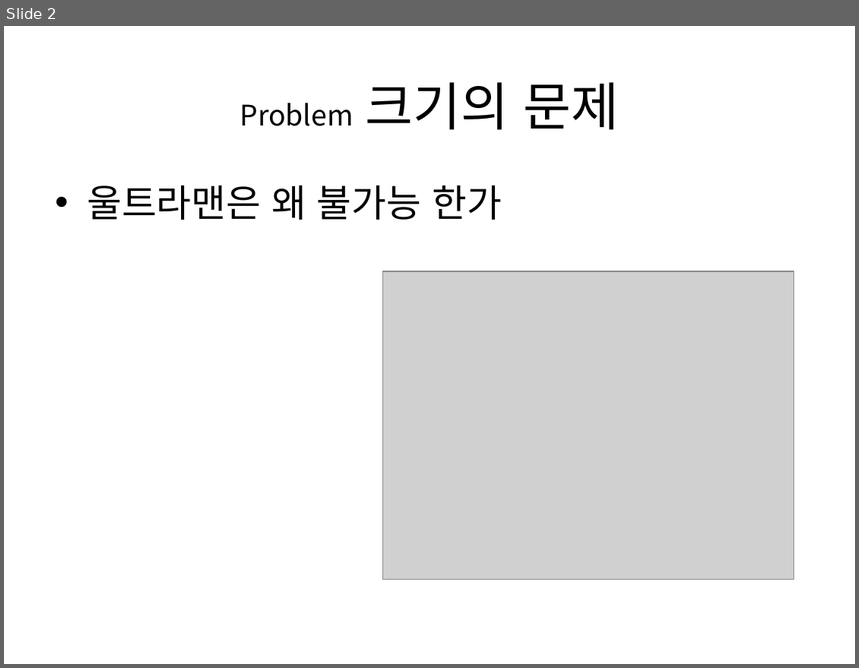
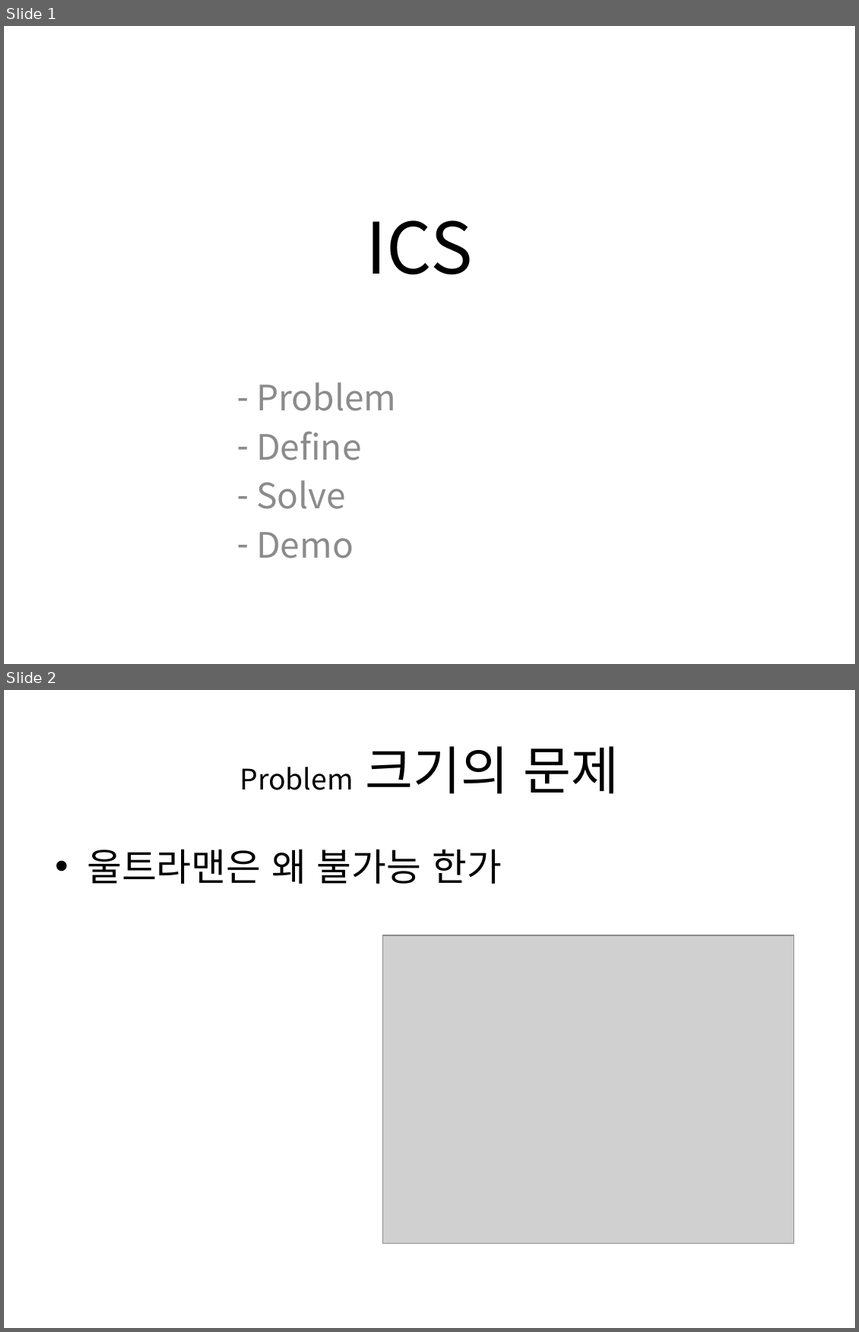
Before and after one commit to bleujin/external, a slide deck: resource/docs/first.pptx. Shown one above the other, each under a label of ours: slide 2 before the commit, slides 1 and 2 after it. The pictures are 859x668 and 859x1332 pixels, drawn with LibreOffice and Linux fonts; fonts in the diff are those of the drawing; grey boxes stand for pictures. Boxes give left, top, right and bottom in pixels: in the first picture for what was removed or moved away, otherwise in the second. Text is boxed around its words. In the diff, an @@ line names an element or a change of style, - is before the commit and + after.

```diff
--- a/resource/docs/first.pptx
+++ b/resource/docs/first.pptx
@@ slide 1 added at bbox=[4, 26, 855, 664], background #FFFFFF @@
@@ title added at bbox=[367, 221, 473, 275], 60 pt, text #000000 @@
+ICS
@@ subtitle added at bbox=[256, 382, 396, 559], 29.6 pt, text #8C8C8C @@
+– Problem
+– Define
+– Solve
+– Demo
```
Also in this commit, not shown: 1 slide removed, 25 other files.
